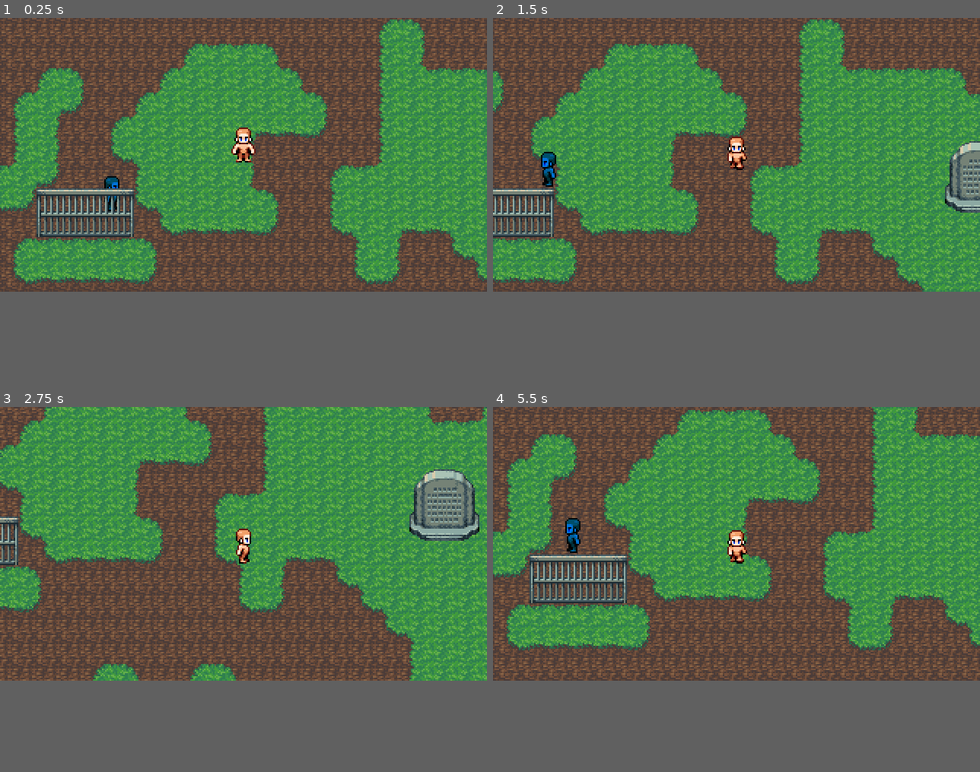
Above: before the commit, frames 1-4 (two rows, left to right).
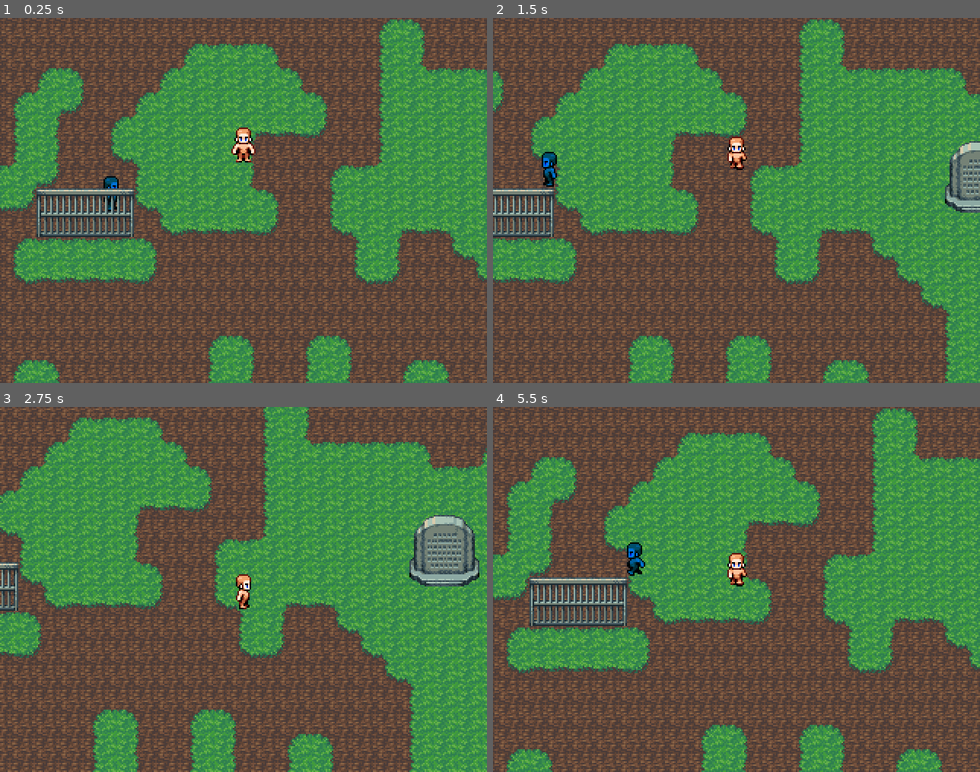
Above: after the commit, the same moments.

Repository: Oplexitie/GBM2K-Framework
Game: Godot game, scene res://Scenes/world.tscn
The game is run twice, just before and just after one commit, with the same random seed, the same clock (stepped at 60 frames per second) and the same inputs.
Inputs:
- Up to frame 1 (0.25 s): no input
- Up to frame 2 (1.5 s): hold Right (ui_right) 0.53-1.28 s; hold Down (ui_down) from 1.28 s (still down)
- Up to frame 3 (2.75 s): release Down (ui_down) at 2.03 s; hold Right (ui_right) from 2.03 s (still down)
- Up to frame 4 (5.5 s): release Right (ui_right) at 2.78 s; hold Up (ui_up) 2.78-3.53 s; hold Left (ui_left) 3.53-5.03 s; hold Down (ui_down) from 5.03 s (still down)
The window is 640x360 before the commit and 640x480 after it. Grey fills any space a smaller window leaves; there, only what the larger window draws over its background counts as a difference.

The runs differ from the first frame. In frame 1, 4.7% of the frame differs, in the area x 0-100%, y 43-100%; in frame 2, 6.1%; in frame 3, 53%, in the area x 0-100%, y 0-100%; in frame 4, 41%.

Commit message:
clean up

Diff:
--- a/Scenes/Player/Player.tscn
+++ b/Scenes/Player/Player.tscn
@@ -291,7 +291,7 @@
 nodes/StateMachine/position = Vector2( -180, 140 )
 nodes/TimeScale/node = SubResource( 85 )
 nodes/TimeScale/position = Vector2( 60, 140 )
-node_connections = [ "TimeScale", 0, "StateMachine", "output", 0, "TimeScale" ]
+node_connections = [ "output", 0, "TimeScale", "TimeScale", 0, "StateMachine" ]
 
 [sub_resource type="AnimationNodeStateMachinePlayback" id=87]
 
--- a/Scenes/world.tscn
+++ b/Scenes/world.tscn
@@ -194,7 +194,7 @@
 position = Vector2( 184, 88 )
 
 [node name="Camera2D" type="Camera2D" parent="YSort/Layer2/Player"]
-position = Vector2( -152, -88 )
+position = Vector2( -152, -118 )
 offset = Vector2( -8, -8 )
 anchor_mode = 0
 current = true
@@ -206,7 +206,7 @@
 [node name="Actor" parent="YSort/Layer2" instance=ExtResource( 6 )]
 position = Vector2( 88, 120 )
 speed = 1.0
-move_pattern = [ Vector2( 1, 0 ), Vector2( 1, 0 ), Vector2( 1, 0 ), Vector2( 0, -1 ), Vector2( -1, 0 ), Vector2( -1, 0 ), Vector2( -1, 0 ), Vector2( 0, 1 ) ]
+move_pattern = [ Vector2( 1, 0 ), Vector2( 1, 0 ), Vector2( 1, 0 ), Vector2( 0, -1 ), Vector2( -1, 0 ), Vector2( -1, 0 ), Vector2( -1, 0 ), Vector2( 0, 1 ), Vector2( 0, 0 ) ]
 
 [node name="Layer 3" type="TileMap" parent="YSort"]
 tile_set = SubResource( 3 )
--- a/Scripts/Grid/grid.gd
+++ b/Scripts/Grid/grid.gd
@@ -19,8 +19,8 @@
 
 # Used to request movement opportunity
 func request_move(pawn, direction):
-	var cell_start = world_to_map(pawn.position)
-	var cell_target = cell_start + direction
+	var cell_start : Vector2 = world_to_map(pawn.position)
+	var cell_target : Vector2 = cell_start + direction
 
 	var cell_target_type = get_cellv(cell_target)
 	match cell_target_type:
--- a/Scripts/Pawns/actor.gd
+++ b/Scripts/Pawns/actor.gd
@@ -24,6 +24,9 @@
 		else:
 			move_step = 0
 
+		if !move_pattern[move_step]:
+			wait()
+
 		# Checks if the next movement opportunity is possible :
 		var target_position = Grid.request_move(self, move_pattern[move_step])
 
@@ -32,20 +35,16 @@
 			move_to(move_pattern[move_step], target_position)
 		else:
 			# If it ain't possible, play the idle animation
-			if !move_pattern[move_step]:
-				return
 			animtree.set("parameters/StateMachine/Idle/blend_position", move_pattern[move_step])
 			move_step -= 1
 
 func move_to(input_direction : Vector2, target_position : Vector2):
 	# Takes care of Animation Speed + Leg Switching (each step, the character swithes the leg they use)
 	animtree.set("parameters/TimeScale/scale", speed)
-	animtree.set("parameters/StateMachine/Walk0/blend_position", input_direction)
-	animtree.set("parameters/StateMachine/Walk1/blend_position", input_direction)
+	animtree.set("parameters/StateMachine/Walk" + str(int(switch_walk)) +"/blend_position", input_direction)
 	animtree.set("parameters/StateMachine/Idle/blend_position", input_direction)
 	animtree["parameters/StateMachine/playback"].start("Walk" + str(int(switch_walk)))
 	animtree.advance(0)
-	switch_walk = !switch_walk
 
 	# Moves the character at the speed of the animation (which can be modified with the speed variable)
 	move_tween.interpolate_property(
@@ -57,5 +56,12 @@
 
 	is_moving = true
 
+func wait():
+	is_moving = true
+	yield(get_tree().create_timer(1), "timeout")
+	move_step += 1
+	is_moving = false
+
 func _move_tween_done(_obj, _key):
+	switch_walk = !switch_walk
 	is_moving = false
--- a/Scripts/Pawns/player.gd
+++ b/Scripts/Pawns/player.gd
@@ -19,61 +19,64 @@
 onready var walk_anim_length : float = $AnimationPlayer.get_animation("walk_down").length
 
 func _process(_delta):
+	input_dir_priority()
+
+	if is_moving == false:
+		var input_direction : Vector2 = direction_buffer()
+		if !input_direction:
+			return
+
+		# Checks if the next movement opportunity is possible :
+		var target_position = Grid.request_move(self, input_direction)
+
+		# If it's possible, move to target position
+		# If it ain't possible, play the idle animation
+		if target_position:
+			move_to(input_direction, target_position)
+		else:
+			animtree.set("parameters/StateMachine/Idle/blend_position", input_direction)
+
+func input_dir_priority():
 	# Input prioritie system, prioritize the latest inputs
-	var input_direction = Vector2()
 	for direction in MOVEMENTS.keys():
 		if Input.is_action_just_released(direction):
-			var index = input_history.find(direction)
+			var index : int = input_history.find(direction)
 			if index != -1:
 				input_history.remove(index)
 		if Input.is_action_just_pressed(direction):
 			input_history.append(direction)
 
-	if is_moving == false:
-		# If only one key is pressed, apply the latest input from the array to input_direction
-		# If two kesy are being pressed, check if the input are in opposite directions, if yes, then prevent movement
-		var history_size = input_history.size()
+func direction_buffer():
+	# If only one key is pressed, apply the latest input from the array to input_direction
+	# If two kesy are being pressed, check if the input are in opposite directions, if yes, then prevent movement
+	var history_size : int = input_history.size()
 
-		if (history_size == 1):
-			input_direction = MOVEMENTS[input_history[history_size - 1]]
-		elif (history_size == 2):
-			match(input_history[history_size - 1]):
-				'ui_right', 'ui_left':
-					input_direction.x = MOVEMENTS[input_history[history_size - 1]].x + MOVEMENTS[input_history[history_size - 2]].x
-				'ui_up', 'ui_down':
-					input_direction.y = MOVEMENTS[input_history[history_size - 1]].y + MOVEMENTS[input_history[history_size - 2]].y
-
-		# Checks if the next movement opportunity is possible :
-		var target_position = Grid.request_move(self, input_direction)
-
-		if target_position:
-			# If it's possible, move to target position
-			move_to(input_direction, target_position)
-		else:
-			# If it ain't possible, play the idle animation
-			if !input_direction:
-				return
-			animtree.set("parameters/StateMachine/Idle/blend_position", input_direction)
+	if (history_size == 1):
+		return MOVEMENTS[input_history[history_size - 1]]
+	elif (history_size == 2):
+		match(input_history[history_size - 1]):
+			'ui_right', 'ui_left':
+				return Vector2(MOVEMENTS[input_history[history_size - 1]].x + MOVEMENTS[input_history[history_size - 2]].x, 0)
+			'ui_up', 'ui_down':
+				return Vector2(0, MOVEMENTS[input_history[history_size - 1]].y + MOVEMENTS[input_history[history_size - 2]].y)
+	return Vector2()
 
 func move_to(input_direction : Vector2, target_position : Vector2):
 	# Takes care of Animation Speed + Leg Switching (each step, the character swithes the leg they use)
 	animtree.set("parameters/TimeScale/scale", speed)
-	animtree.set("parameters/StateMachine/Walk0/blend_position", input_direction)
-	animtree.set("parameters/StateMachine/Walk1/blend_position", input_direction)
+	animtree.set("parameters/StateMachine/Walk" + str(int(switch_walk)) +"/blend_position", input_direction)
 	animtree.set("parameters/StateMachine/Idle/blend_position", input_direction)
 	animtree["parameters/StateMachine/playback"].start("Walk" + str(int(switch_walk)))
 	animtree.advance(0)
-	switch_walk = !switch_walk
 
 	# Moves the character at the speed of the animation (which can be modified with the speed variable)
 	move_tween.interpolate_property(
-		self,"position",
-		position,target_position,
-		walk_anim_length/speed,
-		Tween.TRANS_LINEAR, Tween.EASE_IN)
+		self,"position", position,target_position,
+		walk_anim_length/speed, Tween.TRANS_LINEAR, Tween.EASE_IN)
 	move_tween.start()
 
 	is_moving = true
 
 func _move_tween_done(_obj, _key):
+	switch_walk = !switch_walk
 	is_moving = false
--- a/project.godot
+++ b/project.godot
@@ -21,8 +21,11 @@
 [display]
 
 window/size/width=320
-window/size/height=180
-window/stretch/mode="2d"
+window/size/height=240
+window/size/test_width=640
+window/size/test_height=480
+window/stretch/mode="viewport"
+window/stretch/aspect="keep"
 
 [global]
 
@@ -40,4 +43,5 @@
 [rendering]
 
 quality/driver/driver_name="GLES2"
+2d/snapping/use_gpu_pixel_snap=true
 environment/default_environment="res://default_env.tres"
